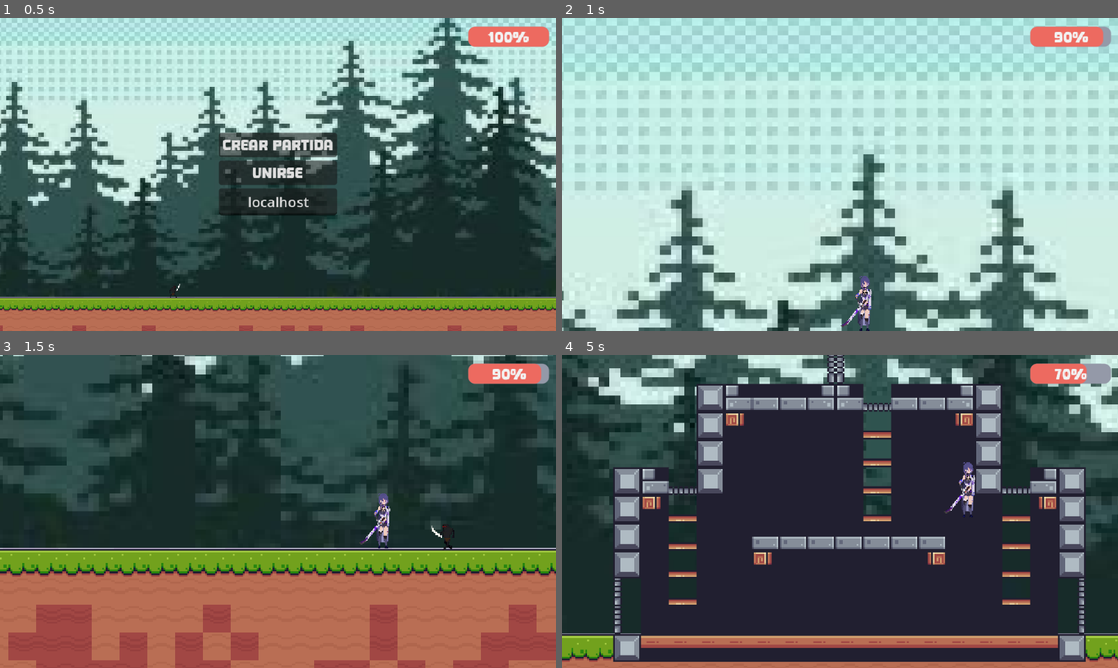
Above: before the commit, frames 1-4 (two rows, left to right).
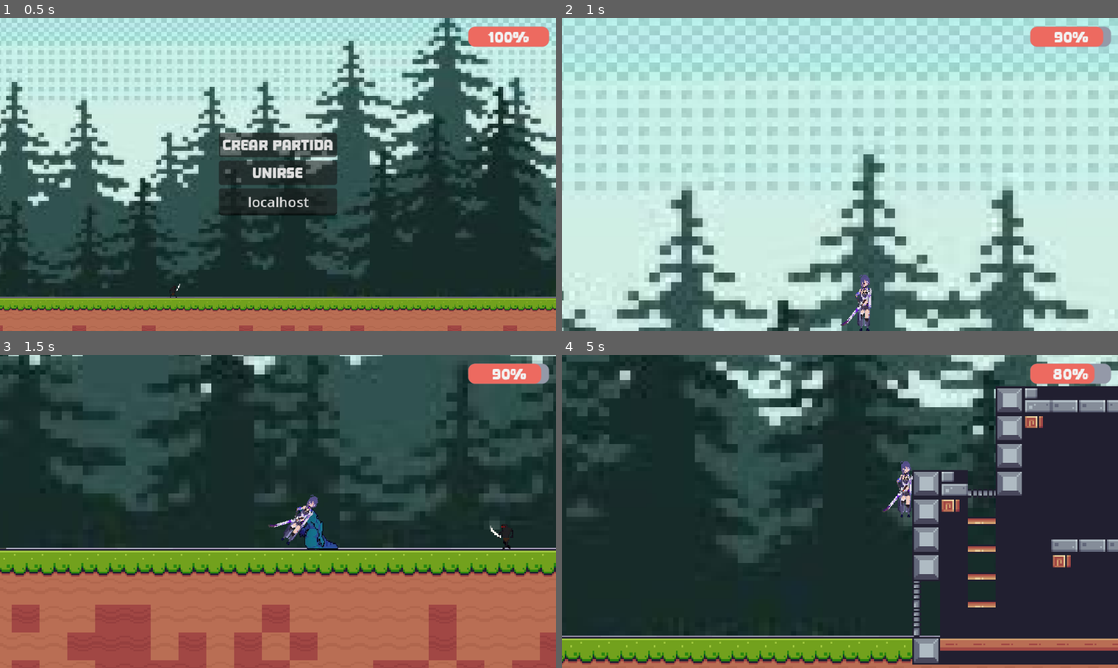
Above: after the commit, the same moments.

Repository: ParisNicolas/riftbound
Game: Godot game, scene res://Scenes/Main/multiplayer.tscn
The game is run twice, just before and just after one commit, with the same random seed, the same clock (stepped at 60 frames per second) and the same inputs.
Inputs (mouse positions are in pixels of both pictures, inside the frame that each line leads up to):
- Up to frame 1 (0.5 s): no input
- Up to frame 2 (1 s): click "Crear partida" at 0.5 s
- Up to frame 3 (1.5 s): move the mouse to (400, 495) at 1.27 s; hold Right (mover_derecha) from 1.28 s (still down); click (400, 495) at 1.35 s
- Up to frame 4 (5 s): tap Space (saltar) at 1.52, 2.27, 3.77, 4.52 s; move the mouse to (728, 527) at 2.02 s; click (728, 527) at 2.1 s; move the mouse to (895, 442) at 2.77 s; release Right (mover_derecha) at 2.78 s; hold Left (mover_izquierda) 2.78-3.53 s; click (895, 442) at 2.85 s; move the mouse to (812, 574) at 3.52 s; hold Right (mover_derecha) from 3.53 s (still down); click (812, 574) at 3.6 s; move the mouse to (1006, 558) at 4.27 s; click (1006, 558) at 4.35 s

Frame 1 is identical in both runs. In frame 2, 0.2% of the frame differs, in the area x 50-56%, y 82-99%; in frame 3, 34%; in frame 4, 46%, in the area x 0-100%, y 0-99%.

Commit message:
Nuevos enemigos y animaciones + sonido

Diff:
--- /dev/null
+++ b/Scenes/Enemies/reina.tscn
@@ -0,0 +1,62 @@
+[gd_scene load_steps=10 format=3 uid="uid://ct3y5foowogt5"]
+
+[ext_resource type="Script" uid="uid://b30pu7qvdcxcj" path="res://Scripts/Enemies/enemy.gd" id="1_v2iln"]
+[ext_resource type="Texture2D" uid="uid://b3b1d7iotk0d5" path="res://Assets/Sprites/Enemies/reinaMadre-removebg-preview(1).png" id="2_v2iln"]
+[ext_resource type="Texture2D" uid="uid://dllx7jc0n17x8" path="res://Assets/Sprites/Enemies/reinaMadre_Attack.png" id="2_vtbby"]
+
+[sub_resource type="AtlasTexture" id="AtlasTexture_dkxqw"]
+atlas = ExtResource("2_vtbby")
+region = Rect2(0, 0, 150, 150)
+
+[sub_resource type="AtlasTexture" id="AtlasTexture_d134l"]
+atlas = ExtResource("2_vtbby")
+region = Rect2(0, 150, 150, 150)
+
+[sub_resource type="AtlasTexture" id="AtlasTexture_vtbby"]
+atlas = ExtResource("2_v2iln")
+region = Rect2(0, 0, 130, 150)
+
+[sub_resource type="AtlasTexture" id="AtlasTexture_lv8mn"]
+atlas = ExtResource("2_v2iln")
+region = Rect2(130, 0, 130, 150)
+
+[sub_resource type="SpriteFrames" id="SpriteFrames_53ao7"]
+animations = [{
+"frames": [{
+"duration": 1.0,
+"texture": SubResource("AtlasTexture_dkxqw")
+}, {
+"duration": 1.0,
+"texture": SubResource("AtlasTexture_d134l")
+}],
+"loop": true,
+"name": &"attack",
+"speed": 3.0
+}, {
+"frames": [{
+"duration": 1.0,
+"texture": SubResource("AtlasTexture_vtbby")
+}, {
+"duration": 1.0,
+"texture": SubResource("AtlasTexture_lv8mn")
+}],
+"loop": true,
+"name": &"idle",
+"speed": 12.0
+}]
+
+[sub_resource type="CircleShape2D" id="CircleShape2D_3hxf3"]
+radius = 6.0
+
+[node name="Reina" type="CharacterBody2D"]
+script = ExtResource("1_v2iln")
+
+[node name="AnimatedSprite2D" type="AnimatedSprite2D" parent="."]
+position = Vector2(7, -18)
+scale = Vector2(0.309791, 0.273129)
+sprite_frames = SubResource("SpriteFrames_53ao7")
+animation = &"attack"
+
+[node name="CollisionShape2D" type="CollisionShape2D" parent="."]
+position = Vector2(1, -6)
+shape = SubResource("CircleShape2D_3hxf3")
--- /dev/null
+++ b/Scenes/Enemies/slime.tscn
@@ -0,0 +1,43 @@
+[gd_scene load_steps=7 format=3 uid="uid://djubqal5br4gm"]
+
+[ext_resource type="Script" uid="uid://b30pu7qvdcxcj" path="res://Scripts/Enemies/enemy.gd" id="1_pm37t"]
+[ext_resource type="Texture2D" uid="uid://bs0q262l2n8lm" path="res://Assets/Sprites/Enemies/moco.png" id="2_pm37t"]
+
+[sub_resource type="AtlasTexture" id="AtlasTexture_pm37t"]
+atlas = ExtResource("2_pm37t")
+region = Rect2(0, 0, 180, 180)
+
+[sub_resource type="AtlasTexture" id="AtlasTexture_4lx4x"]
+atlas = ExtResource("2_pm37t")
+region = Rect2(0, 180, 180, 180)
+
+[sub_resource type="SpriteFrames" id="SpriteFrames_53ao7"]
+animations = [{
+"frames": [{
+"duration": 1.0,
+"texture": SubResource("AtlasTexture_pm37t")
+}, {
+"duration": 1.0,
+"texture": SubResource("AtlasTexture_4lx4x")
+}],
+"loop": true,
+"name": &"idle",
+"speed": 12.0
+}]
+
+[sub_resource type="CircleShape2D" id="CircleShape2D_3hxf3"]
+radius = 6.0
+
+[node name="Slime" type="CharacterBody2D"]
+script = ExtResource("1_pm37t")
+
+[node name="AnimatedSprite2D" type="AnimatedSprite2D" parent="."]
+position = Vector2(2.38419e-07, -10)
+scale = Vector2(0.135124, 0.186084)
+sprite_frames = SubResource("SpriteFrames_53ao7")
+animation = &"idle"
+frame_progress = 0.0679039
+
+[node name="CollisionShape2D" type="CollisionShape2D" parent="."]
+position = Vector2(1, -5)
+shape = SubResource("CircleShape2D_3hxf3")
--- a/Scenes/Main/multiplayer.tscn
+++ b/Scenes/Main/multiplayer.tscn
@@ -1,10 +1,13 @@
-[gd_scene load_steps=6 format=3 uid="uid://clxa1711vjjsv"]
+[gd_scene load_steps=9 format=3 uid="uid://clxa1711vjjsv"]
 
 [ext_resource type="Script" uid="uid://b0f0wywr60hx0" path="res://Scripts/multiplayer.gd" id="1_rt0y2"]
 [ext_resource type="PackedScene" uid="uid://dmingoc24kwmn" path="res://Scenes/UI/hud.tscn" id="2_ipi6n"]
 [ext_resource type="PackedScene" uid="uid://mjwv0gqgjuh8" path="res://Scenes/Enemies/enemy.tscn" id="3_b8xr8"]
 [ext_resource type="PackedScene" uid="uid://bk2ggberd6okw" path="res://Scenes/Main/Escena_2.tscn" id="3_ipi6n"]
+[ext_resource type="PackedScene" uid="uid://djubqal5br4gm" path="res://Scenes/Enemies/slime.tscn" id="5_rrnm6"]
 [ext_resource type="FontFile" uid="uid://mtu35pl36xwk" path="res://Assets/Fonts/Click Cheese.otf" id="5_rxk6r"]
+[ext_resource type="AudioStream" uid="uid://budubyi2u2emc" path="res://Assets/Audio/Fuguee KSR.wav" id="6_au533"]
+[ext_resource type="PackedScene" uid="uid://ct3y5foowogt5" path="res://Scenes/Enemies/reina.tscn" id="6_pul5d"]
 
 [node name="Node" type="Node"]
 script = ExtResource("1_rt0y2")
@@ -16,6 +19,12 @@
 
 [node name="Enemy" parent="." instance=ExtResource("3_b8xr8")]
 position = Vector2(200, 239)
+
+[node name="Wolf" parent="." instance=ExtResource("5_rrnm6")]
+position = Vector2(-24, 321)
+
+[node name="Reina" parent="." instance=ExtResource("6_pul5d")]
+position = Vector2(1436, 315)
 
 [node name="CenterContainer" type="CenterContainer" parent="."]
 anchors_preset = 15
@@ -46,5 +55,9 @@
 _spawnable_scenes = PackedStringArray("uid://c2tlbwxrk2s5i")
 spawn_path = NodePath("..")
 
+[node name="AudioStreamPlayer" type="AudioStreamPlayer" parent="."]
+stream = ExtResource("6_au533")
+autoplay = true
+
 [connection signal="pressed" from="CenterContainer/VBoxContainer/Host" to="." method="_on_host_pressed"]
 [connection signal="pressed" from="CenterContainer/VBoxContainer/Join" to="." method="_on_join_pressed"]
--- a/Scenes/Players/ARCH.tscn
+++ b/Scenes/Players/ARCH.tscn
@@ -1,13 +1,66 @@
-[gd_scene load_steps=7 format=3 uid="uid://clq7jqs7gbbbx"]
+[gd_scene load_steps=15 format=3 uid="uid://clq7jqs7gbbbx"]
 
 [ext_resource type="Script" uid="uid://d2ii4x45b3p6o" path="res://Scripts/Players/arch.gd" id="1_jbl03"]
-[ext_resource type="Texture2D" uid="uid://cdqnntoy36v4k" path="res://Assets/Sprites/Acheron.png" id="2_itoxq"]
+[ext_resource type="Texture2D" uid="uid://c10r0s5qf8utl" path="res://Assets/Sprites/AcheronIdle.png" id="2_jbl03"]
+
+[sub_resource type="AtlasTexture" id="AtlasTexture_op7es"]
+atlas = ExtResource("2_jbl03")
+region = Rect2(0, 0, 64, 64)
+
+[sub_resource type="AtlasTexture" id="AtlasTexture_ax1ss"]
+atlas = ExtResource("2_jbl03")
+region = Rect2(64, 0, 64, 64)
+
+[sub_resource type="AtlasTexture" id="AtlasTexture_54odm"]
+atlas = ExtResource("2_jbl03")
+region = Rect2(128, 0, 64, 64)
+
+[sub_resource type="AtlasTexture" id="AtlasTexture_ywxeh"]
+atlas = ExtResource("2_jbl03")
+region = Rect2(192, 0, 64, 64)
+
+[sub_resource type="AtlasTexture" id="AtlasTexture_v5rpe"]
+atlas = ExtResource("2_jbl03")
+region = Rect2(256, 0, 64, 64)
+
+[sub_resource type="AtlasTexture" id="AtlasTexture_0t3at"]
+atlas = ExtResource("2_jbl03")
+region = Rect2(320, 0, 64, 64)
+
+[sub_resource type="AtlasTexture" id="AtlasTexture_o7vmn"]
+atlas = ExtResource("2_jbl03")
+region = Rect2(384, 0, 64, 64)
+
+[sub_resource type="AtlasTexture" id="AtlasTexture_x2s2t"]
+atlas = ExtResource("2_jbl03")
+region = Rect2(448, 0, 64, 64)
 
 [sub_resource type="SpriteFrames" id="SpriteFrames_g0wjw"]
 animations = [{
 "frames": [{
 "duration": 1.0,
-"texture": ExtResource("2_itoxq")
+"texture": SubResource("AtlasTexture_op7es")
+}, {
+"duration": 1.0,
+"texture": SubResource("AtlasTexture_ax1ss")
+}, {
+"duration": 1.0,
+"texture": SubResource("AtlasTexture_54odm")
+}, {
+"duration": 1.0,
+"texture": SubResource("AtlasTexture_ywxeh")
+}, {
+"duration": 1.0,
+"texture": SubResource("AtlasTexture_v5rpe")
+}, {
+"duration": 1.0,
+"texture": SubResource("AtlasTexture_0t3at")
+}, {
+"duration": 1.0,
+"texture": SubResource("AtlasTexture_o7vmn")
+}, {
+"duration": 1.0,
+"texture": SubResource("AtlasTexture_x2s2t")
 }],
 "loop": true,
 "name": &"idle",
@@ -44,6 +97,7 @@
 scale = Vector2(0.46875, 0.578125)
 sprite_frames = SubResource("SpriteFrames_g0wjw")
 animation = &"idle"
+autoplay = "idle"
 
 [node name="CollisionShape2D" type="CollisionShape2D" parent="."]
 position = Vector2(14, -15)
--- a/Scripts/Players/arch.gd
+++ b/Scripts/Players/arch.gd
@@ -8,7 +8,7 @@
 var current_health := 90
 var is_dead := false
 
-var attack_cooldown := 0.8
+var attack_cooldown := 0.4
 var can_attack := true
 
 
@@ -66,13 +66,14 @@
 
 func _process(delta):
 	$AttackArea/CollisionShape2D.position.x = 30 if !$AnimatedSprite2D.flip_h else -2
-	print($AttackArea/CollisionShape2D.position)
 
 func attack():
 	if !is_multiplayer_authority(): return
 	if !can_attack: return
 
 	can_attack = false
+	$AnimatedSprite2D.rotation = 0.6 if !$AnimatedSprite2D.flip_h else -0.6
+
 
 	# MOSTRAR COLISIÓN (solo durante el ataque)
 	$AttackArea/CollisionShape2D.visible = true
@@ -85,6 +86,7 @@
 	# Esperar cooldown
 	await get_tree().create_timer(attack_cooldown).timeout
 
+	$AnimatedSprite2D.rotation = 0
 	can_attack = true
 	$AttackArea/CollisionShape2D.visible = false
 
Not shown, added: Assets/Audio/Fuguee KSR.wav.import
Not shown, added: Assets/Audio/Uncharted Theme.wav.import
Binary file added: Assets/Sprites/AcheronIdle.png
Not shown, added: Assets/Sprites/AcheronIdle.png.import
Binary file changed: Assets/Sprites/Enemies/moco.png
Binary file added: Assets/Sprites/Enemies/reinaMadre_Attack.png
Not shown, added: Assets/Sprites/Enemies/reinaMadre_Attack.png.import
Not shown, added: Assets/Audio/Fuguee KSR.wav
Not shown, added: Assets/Audio/Uncharted Theme.wav
